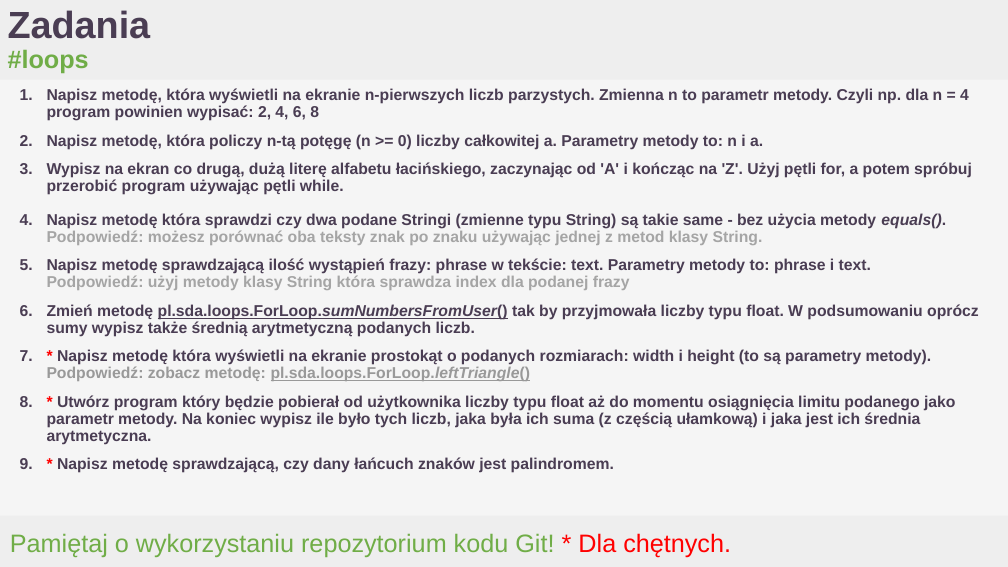
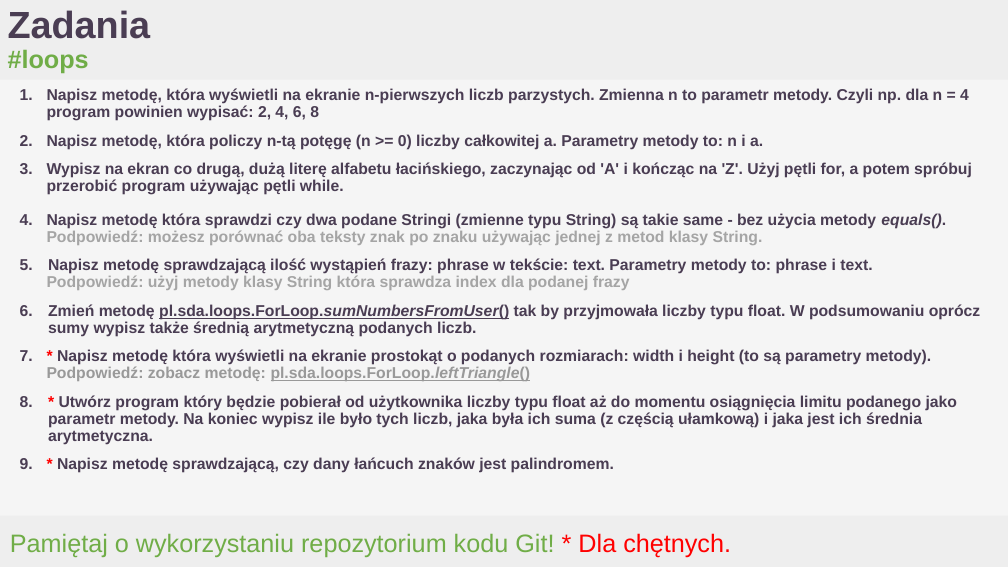
Before and after one commit to dd2000/SDA24JAVA, a slide deck: slide 105 of PPTX_weeks_1-4/_Slajdy_001-227 JAVA24Gda_Wprowadz_do_jez_Java.pptx. Drawn at 1008x567 pixels with LibreOffice and Linux fonts; fonts in the diff are those of the drawing; background and template pictures are left out. Boxes give left, top, right and bottom in pixels: in the first picture for what was removed or moved away, otherwise in the second. Text is boxed around its words. In the diff, an @@ line names an element or a change of style, - is before the commit and + after.

```diff
--- a/PPTX_weeks_1-4/_Slajdy_001-227 JAVA24Gda_Wprowadz_do_jez_Java.pptx
+++ b/PPTX_weeks_1-4/_Slajdy_001-227 JAVA24Gda_Wprowadz_do_jez_Java.pptx
@@ title at [48, 258, 981, 473]: indent changed @@
```
Also in this commit, not shown: 22 other files.
